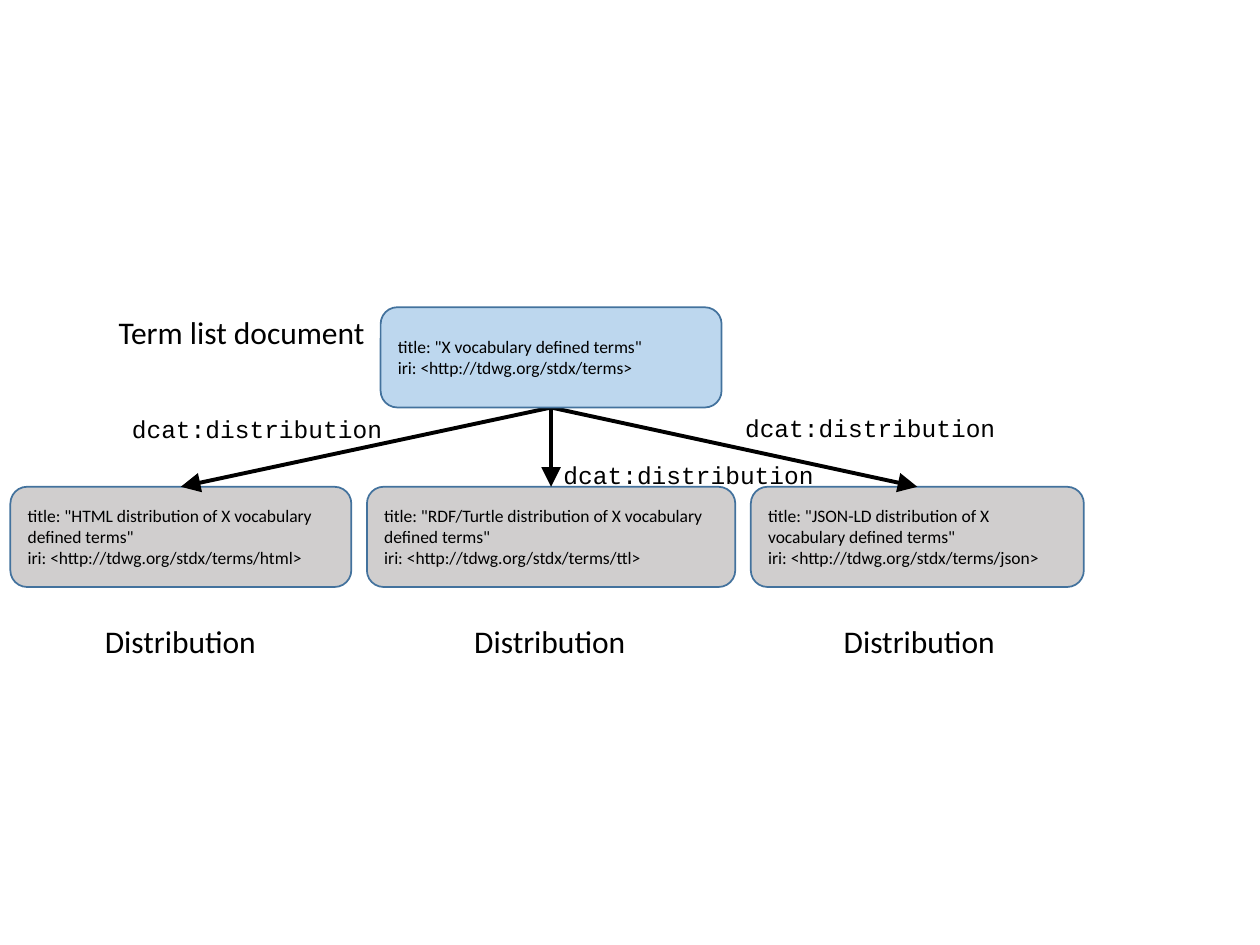
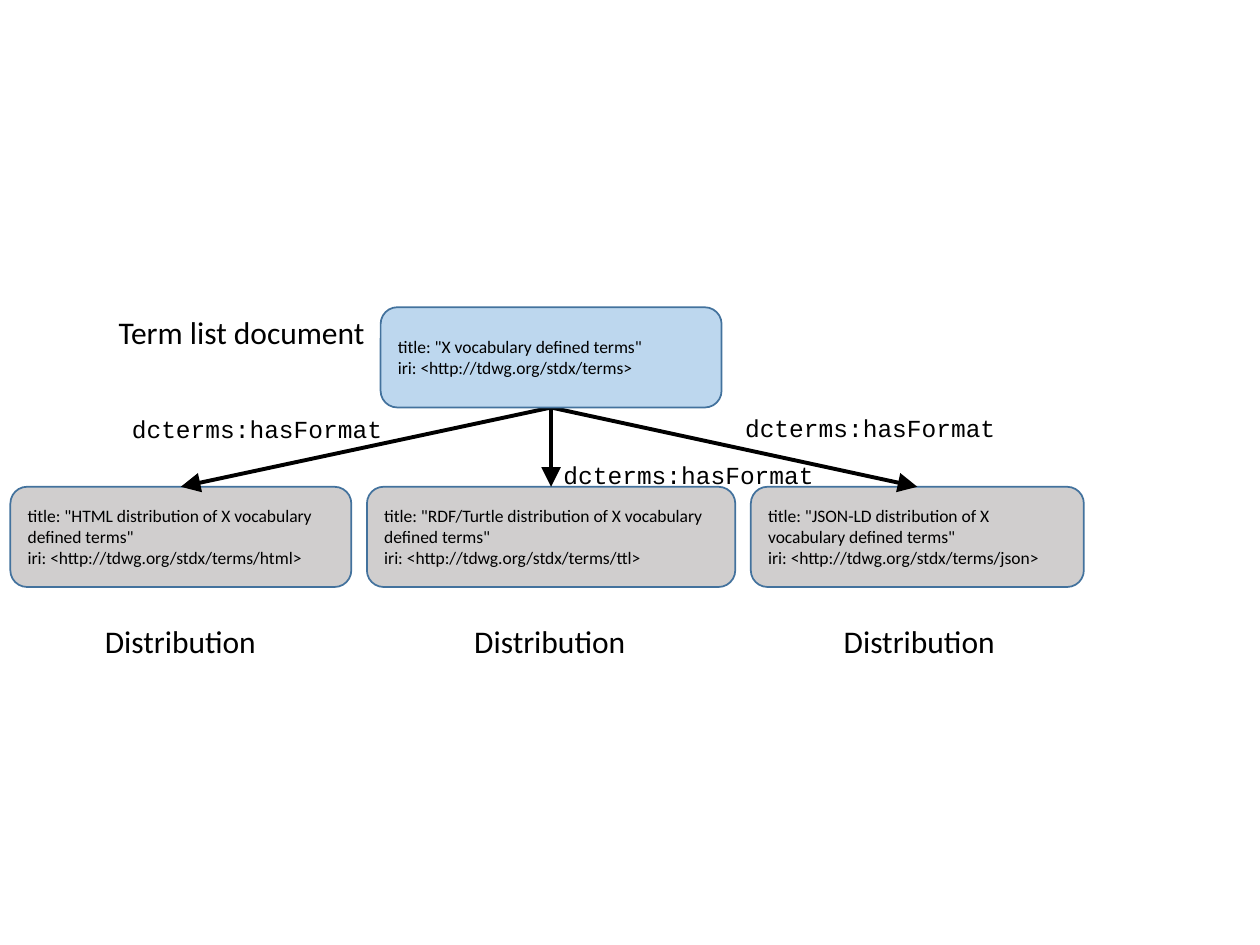
Before and after one commit to tdwg/vocab, a slide deck: slide 4 of diagrams.pptx. Drawn at 1260x945 pixels with LibreOffice and Linux fonts; fonts in the diff are those of the drawing. Boxes give left, top, right and bottom in pixels: in the first picture for what was removed or moved away, otherwise in the second. Text is boxed around its words. In the diff, an @@ line names an element or a change of style, - is before the commit and + after.

Commit message:
update distributions figure

```diff
--- a/diagrams.pptx
+++ b/diagrams.pptx
@@ text at [745, 419, 995, 438]: text changed @@
-dcat:distribution
+dcterms:hasFormat
@@ text at [132, 420, 382, 446]: text changed @@
-dcat:distribution
+dcterms:hasFormat
@@ text at [563, 466, 813, 492]: text changed @@
-dcat:distribution
+dcterms:hasFormat
```
Also in this commit, not shown: 1 other file.
